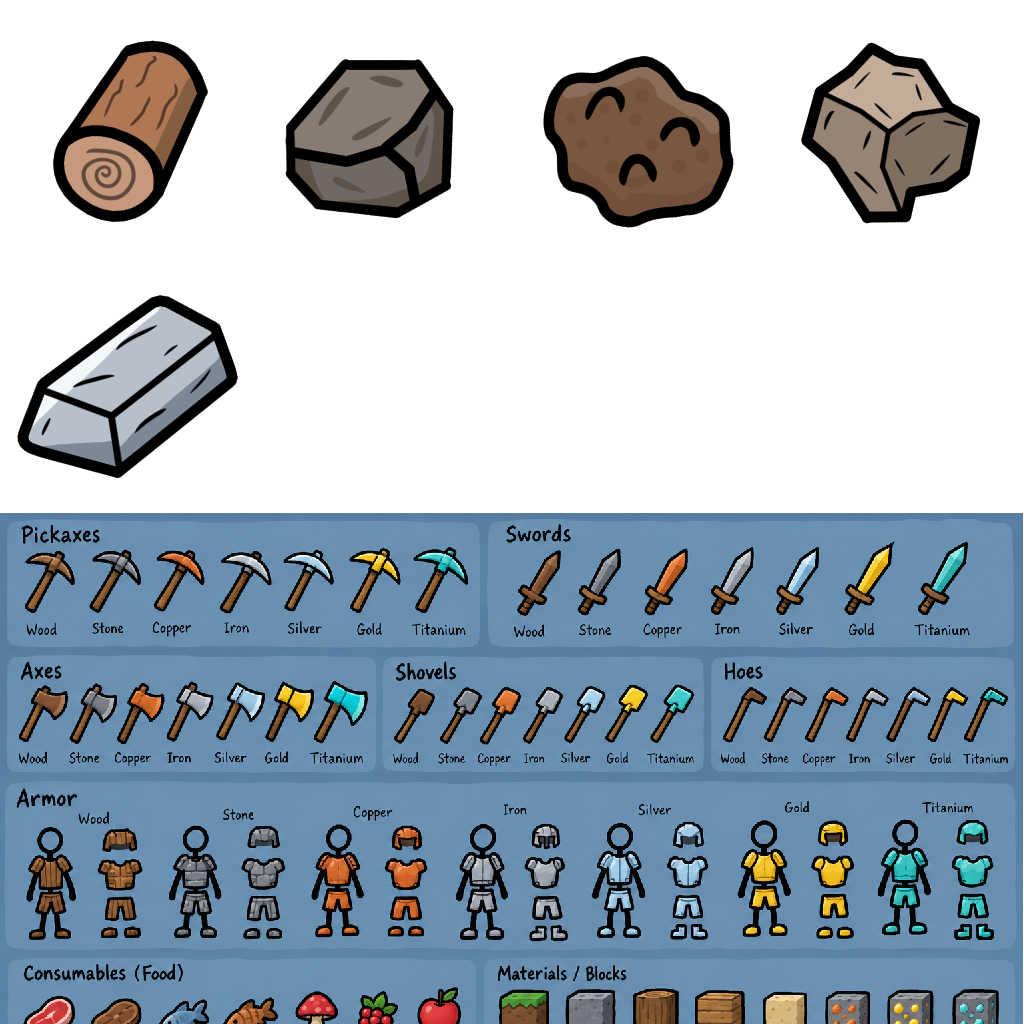
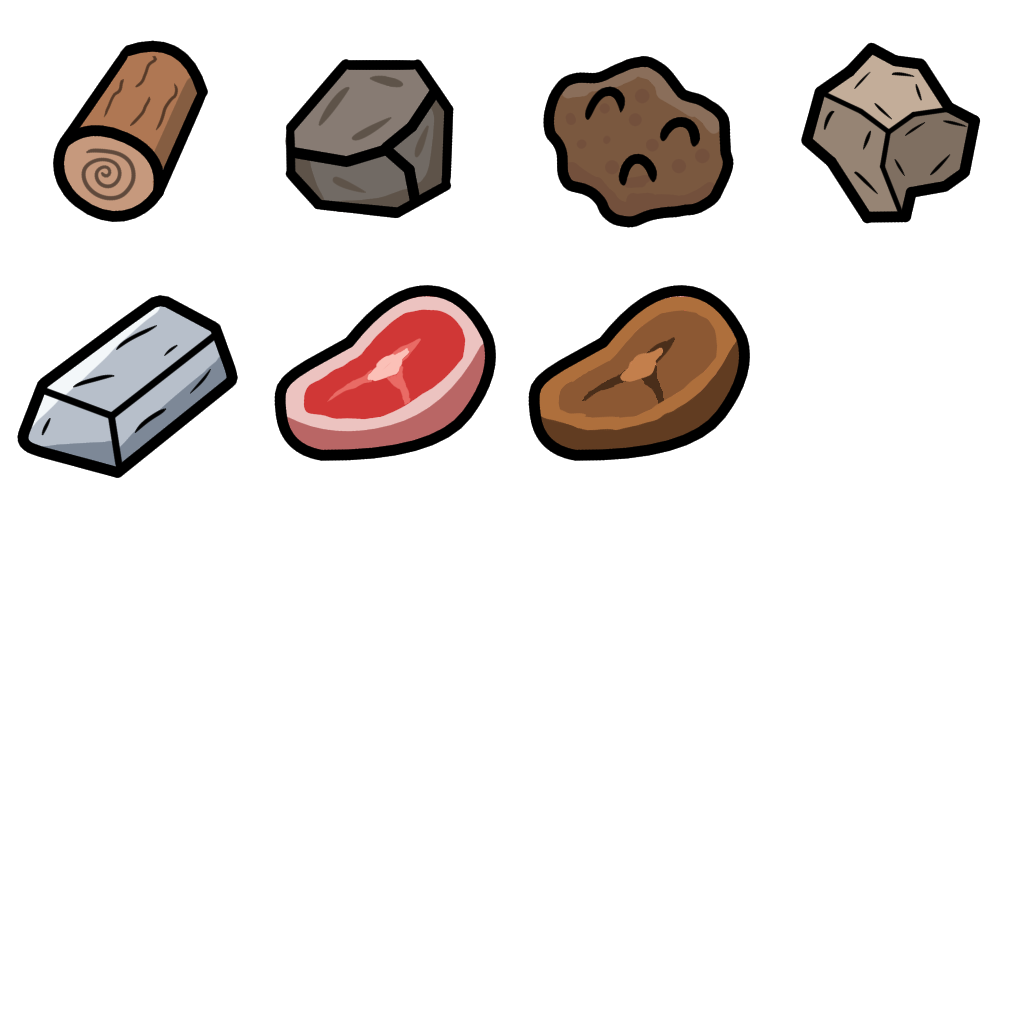
Revision of a layered 1024 x 1024 image; what changed, layer by layer:
added group "Cooked Meat" with 3 layers above "Raw Meat" over [448, 285, 750, 461]
added layer "Outline" (6th of 7, in "Cooked Meat") in group "Cooked Meat" over [448, 285, 750, 461]
added layer "Shading" (5th of 6, in "Cooked Meat") in group "Cooked Meat" over [448, 320, 750, 461]
added layer "Color" (6th of 7, in "Cooked Meat") in group "Cooked Meat" over [448, 285, 750, 461]
added group "Raw Meat" with 4 layers above "ref" over [274, 285, 496, 461]
added layer "Outline" (7th of 7, in "Raw Meat") in group "Raw Meat" over [274, 285, 496, 461]
added layer "Shading" (6th of 6, in "Raw Meat") in group "Raw Meat" over [274, 320, 496, 461]
added layer "Color" (7th of 7, in "Raw Meat") in group "Raw Meat" over [274, 285, 496, 461]
hid "ref" (2nd of 2), opacity 100% → 25%, painted on it over [0, 384, 1023, 1024]
